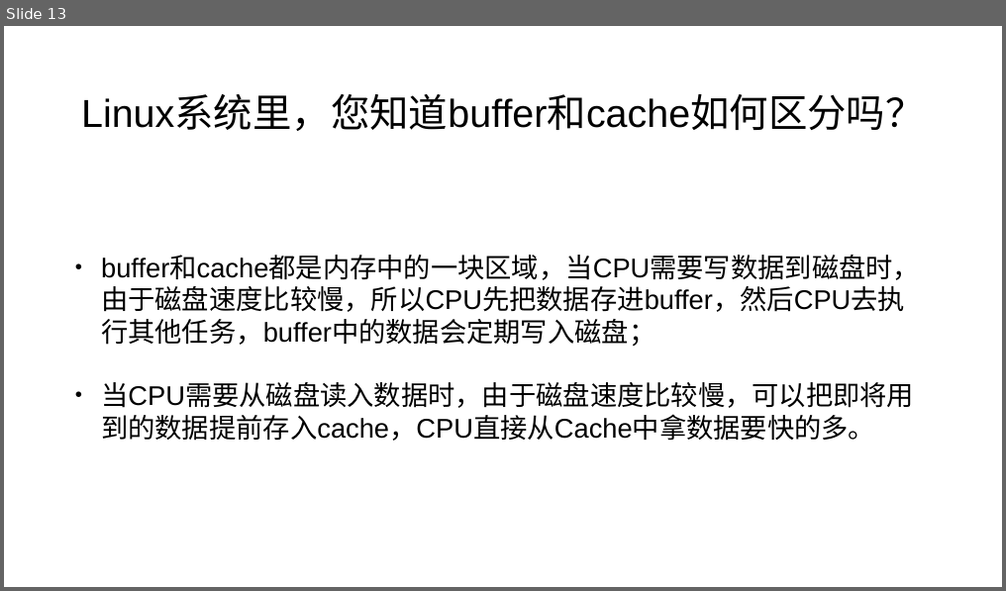
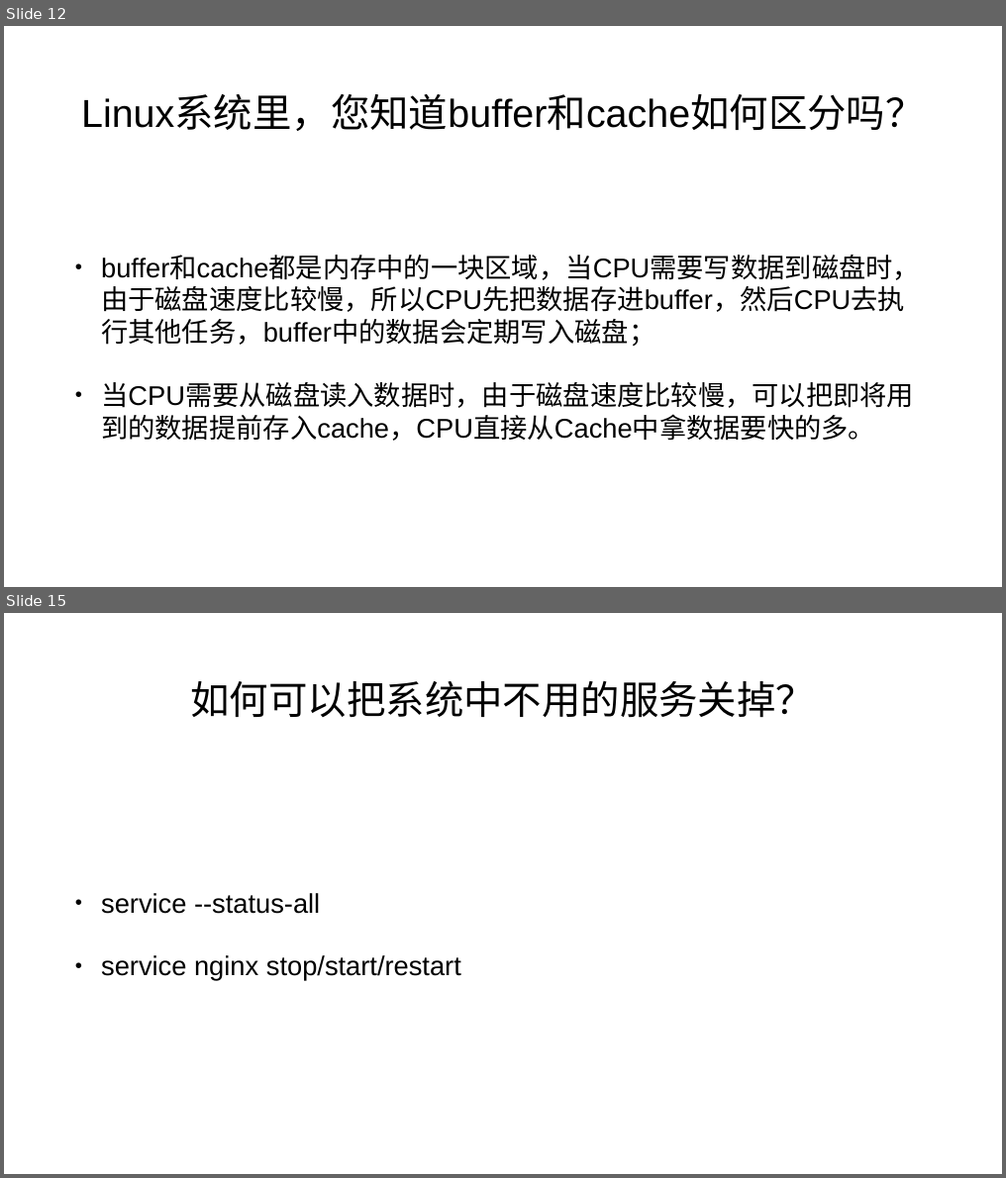
Before and after one commit to mengning/linuxstart, a slide deck: L10/Linux常见试题解析.pptx. Shown one above the other, each under a label of ours: slide 13 before the commit, slides 12 and 15 after it; the slides between them are not shown. The pictures are 1006x591 and 1006x1178 pixels, drawn with LibreOffice and Linux fonts; fonts in the diff are those of the drawing. Boxes give left, top, right and bottom in pixels: in the first picture for what was removed or moved away, otherwise in the second. Text is boxed around its words. In the diff, an @@ line names an element or a change of style, - is before the commit and + after.

```diff
--- a/L10/Linux常见试题解析.pptx
+++ b/L10/Linux常见试题解析.pptx
@@ slide 15 added at [4,613,1002,1174], background #FFFFFF @@
@@ title added at [190,681,815,717], 75 pt, text #000000 @@
+如何可以把系统中不用的服务关掉？
@@ text added at [101,893,461,980], 52 pt, text #000000 @@
+• service --status-all
+• service nginx stop/start/restart
@@ what was slide 13 is now slide 12 @@
```
Also in this commit, not shown: 3 slides changed, 10 other slides added.
